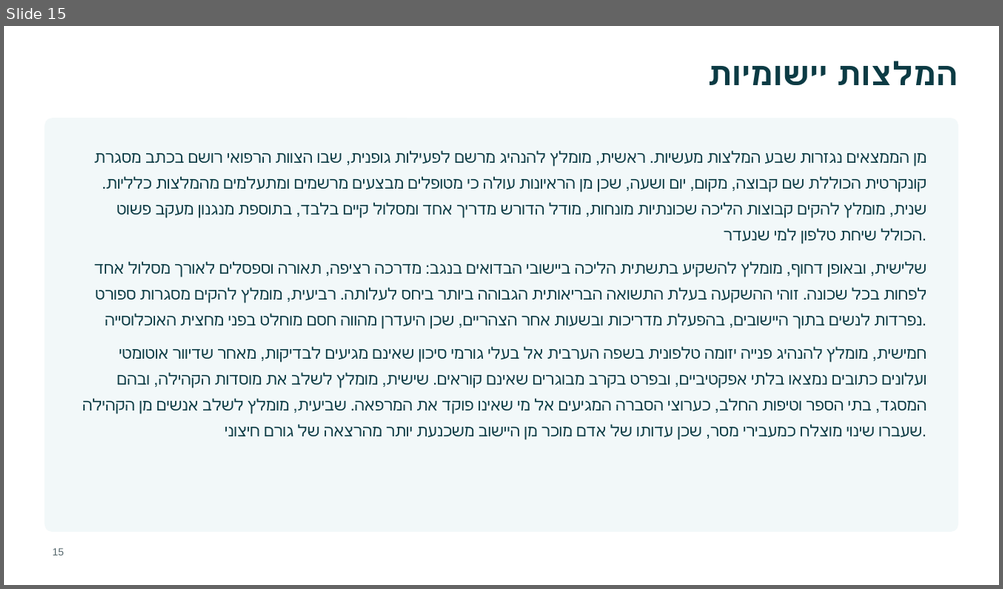
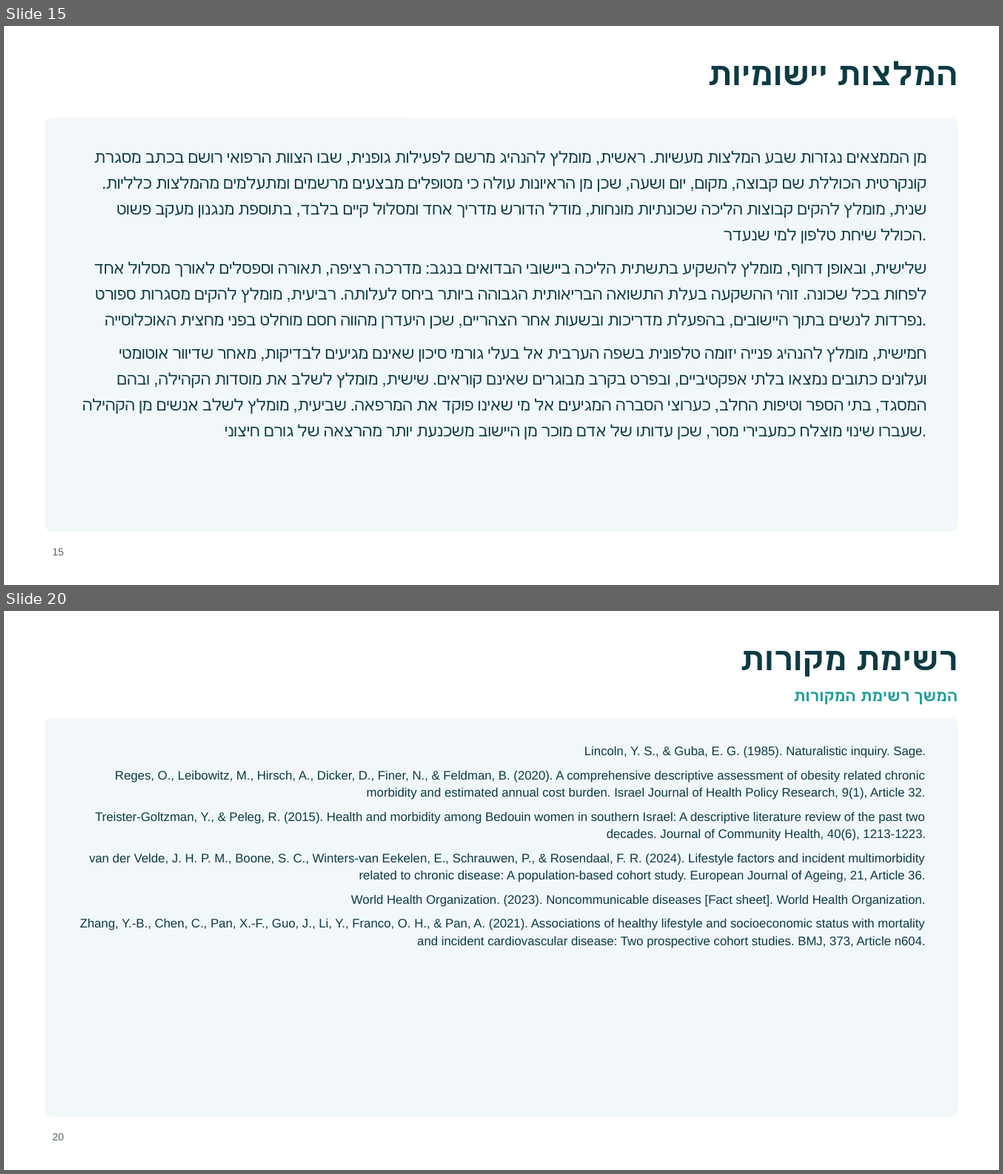
Before and after one commit to azbargarawan-sudo/clickwriting-landing, a slide deck: מצגת פרויקט גמר - פעילות גופנית ותזונה ומחלות כרוניות.pptx. Shown one above the other, each under a label of ours: slide 15 before the commit, slides 15 and 20 after it; the slides between them are not shown. The pictures are 1003x589 and 1003x1174 pixels, drawn with LibreOffice and Linux fonts; fonts in the diff are those of the drawing; background and template pictures are left out. Boxes give left, top, right and bottom in pixels: in the first picture for what was removed or moved away, otherwise in the second. Text is boxed around its words. In the diff, an @@ line names an element or a change of style, - is before the commit and + after.

```diff
--- a/מצגת פרויקט גמר - פעילות גופנית ותזונה ומחלות כרוניות.pptx
+++ b/מצגת פרויקט גמר - פעילות גופנית ותזונה ומחלות כרוניות.pptx
@@ slide 20 added at (x1=4, y1=611, x2=999, y2=1170), background #FFFFFF @@
@@ text added at (x1=855, y1=651, x2=957, y2=670), 31 pt, text #0C3B44, bold @@
+רשימת מקורות
@@ text added at (x1=913, y1=692, x2=957, y2=705), 15 pt, text #1D9E9A, bold @@
+המשך רשימת המקורות
@@ rounded rectangle added at (x1=45, y1=718, x2=958, y2=1117), fill #F2F8F9, outline #F2F8F9 1 pt @@
@@ text added at (x1=80, y1=746, x2=925, y2=948), 12 pt, text #0C3B44 @@
+Lincoln, Y. S., & Guba, E. G. (1985). Naturalistic inquiry. Sage.
+Reges, O., Leibowitz, M., Hirsch, A., Dicker, D., Finer, N., & Feldman, B. (2020). A comprehensive descriptive assessment of obesity related chronic morbidity and estimated annual cost burden. Israel Journal of Health Policy Research, 9(1), Article 32.
+Treister-Goltzman, Y., & Peleg, R. (2015). Health and morbidity among Bedouin women in southern Israel: A descriptive literature review of the past two decades. Journal of Community Health, 40(6), 1213-1223.
+van der Velde, J. H. P. M., Boone, S. C., Winters-van Eekelen, E., Schrauwen, P., & Rosendaal, F. R. (2024). Lifestyle factors and incident multimorbidity related to chronic disease: A population-based cohort study. European Journal of Ageing, 21, Article 36.
+World Health Organization. (2023). Noncommunicable diseases [Fact sheet]. World Health Organization.
+Zhang, Y.-B., Chen, C., Pan, X.-F., Guo, J., Li, Y., Franco, O. H., & Pan, A. (2021). Associations of healthy lifestyle and socioeconomic status with mortality and incident cardiovascular disease: Two prospective cohort studies. BMJ, 373, Article n604.
@@ page number added at (x1=52, y1=1133, x2=64, y2=1141), 10 pt, text #56686D @@
+20
```
Also in this commit, not shown: 5 other slides added, 1 slide removed.
